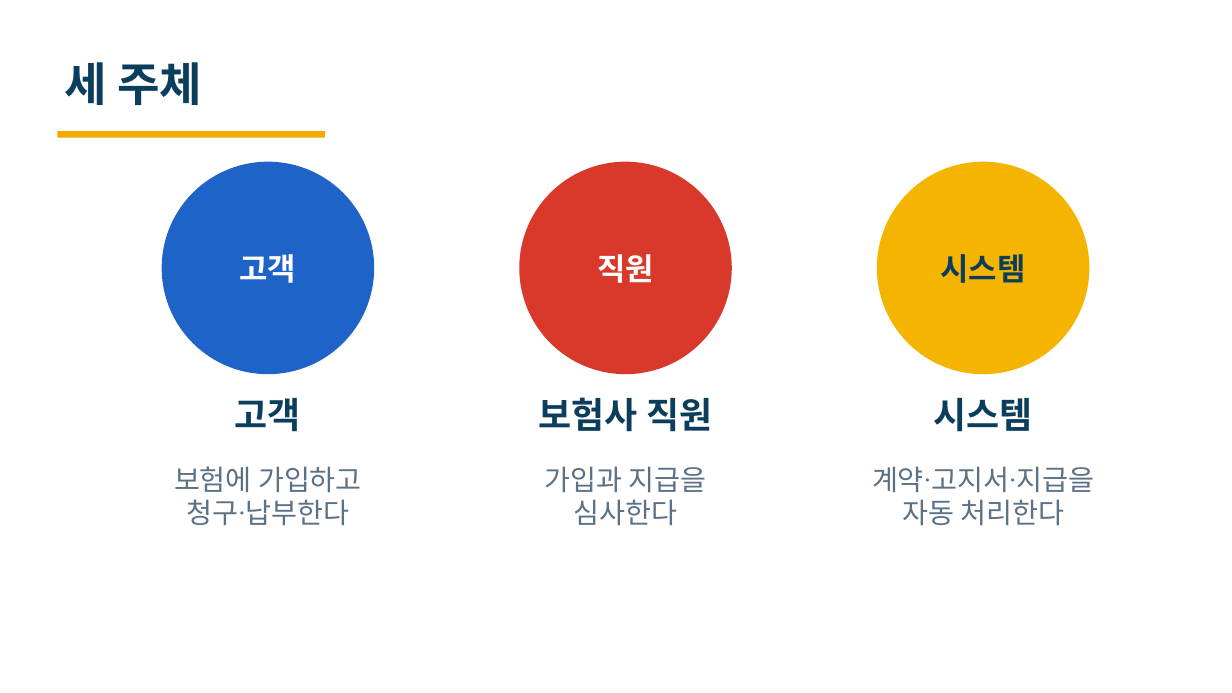
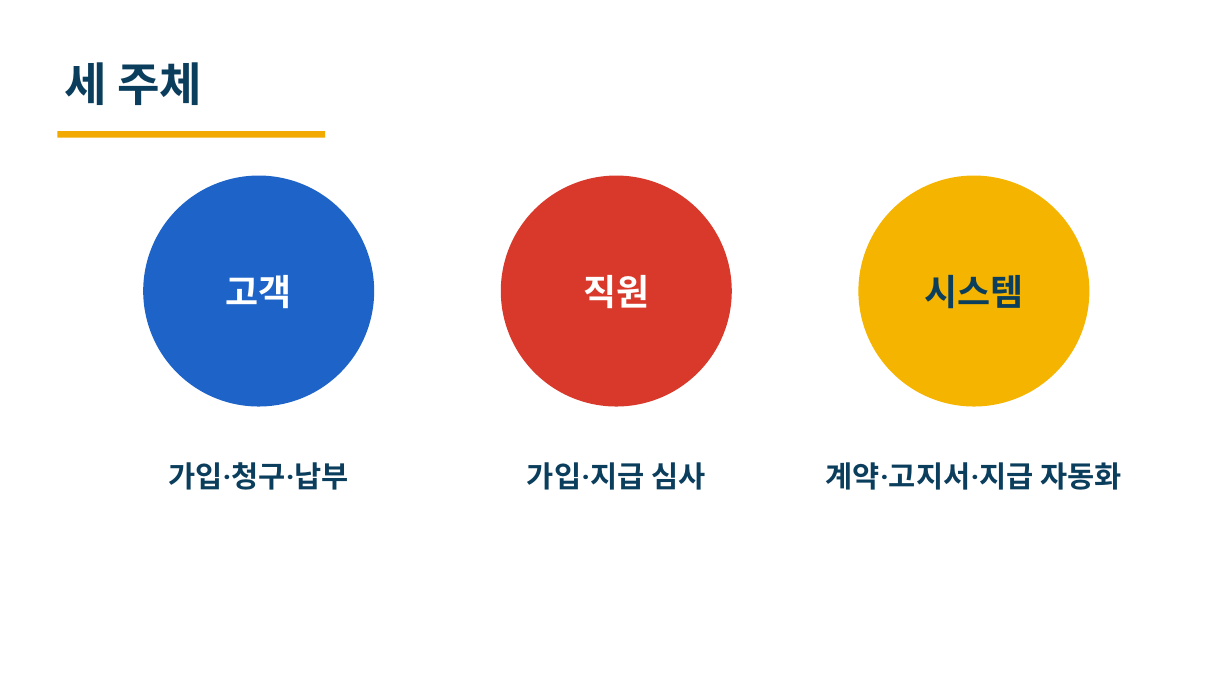
Before and after one commit to heyoonyoon/distributed-programming, a slide deck: slide 2 of docs/presentation/보험발표-편집가능.pptx. Drawn at 1232x693 pixels with LibreOffice and Linux fonts; fonts in the diff are those of the drawing. Boxes give left, top, right and bottom in pixels: in the first picture for what was removed or moved away, otherwise in the second. Text is boxed around its words. In the diff, an @@ line names an element or a change of style, - is before the commit and + after.

```diff
--- a/docs/presentation/보험발표-편집가능.pptx
+++ b/docs/presentation/보험발표-편집가능.pptx
@@ ellipse "고객": place and size @@
-ellipse "고객" at box(162, 162, 374, 374)
+ellipse "고객" at box(143, 176, 374, 407)
@@ ellipse "직원": place and size @@
-ellipse "직원" at box(519, 162, 732, 374)
+ellipse "직원" at box(501, 176, 732, 407)
@@ size 24 to 28 pt in 3 elements at box(143, 176, 374, 407), box(501, 176, 732, 407), box(859, 176, 1090, 407) @@
@@ ellipse "시스템": place and size @@
-ellipse "시스템" at box(877, 162, 1090, 374)
+ellipse "시스템" at box(859, 176, 1090, 407)
@@ text removed at box(235, 398, 301, 432) @@
-고객
@@ text removed at box(539, 397, 712, 432) @@
-보험사 직원
@@ text removed at box(934, 398, 1033, 432) @@
-시스템
@@ vertical alignment top to middle in 3 elements at box(527, 462, 705, 490), box(826, 462, 1121, 490), box(168, 462, 349, 490) @@
@@ text at box(168, 462, 349, 490): text changed; size 22 to 23 pt; text colour #5B7185 to #0B3D5C; bold on @@
-보험에 가입하고
-청구·납부한다
+가입·청구·납부
@@ text at box(527, 462, 705, 490): text changed; size 22 to 23 pt; text colour #5B7185 to #0B3D5C; bold on @@
-가입과 지급을
-심사한다
+가입·지급 심사
@@ text at box(826, 462, 1121, 490): text changed; size 22 to 23 pt; text colour #5B7185 to #0B3D5C; bold on @@
-계약·고지서·지급을
-자동 처리한다
+계약·고지서·지급 자동화
```
Also in this commit, not shown: 5 other slides changed, 1 other file.
